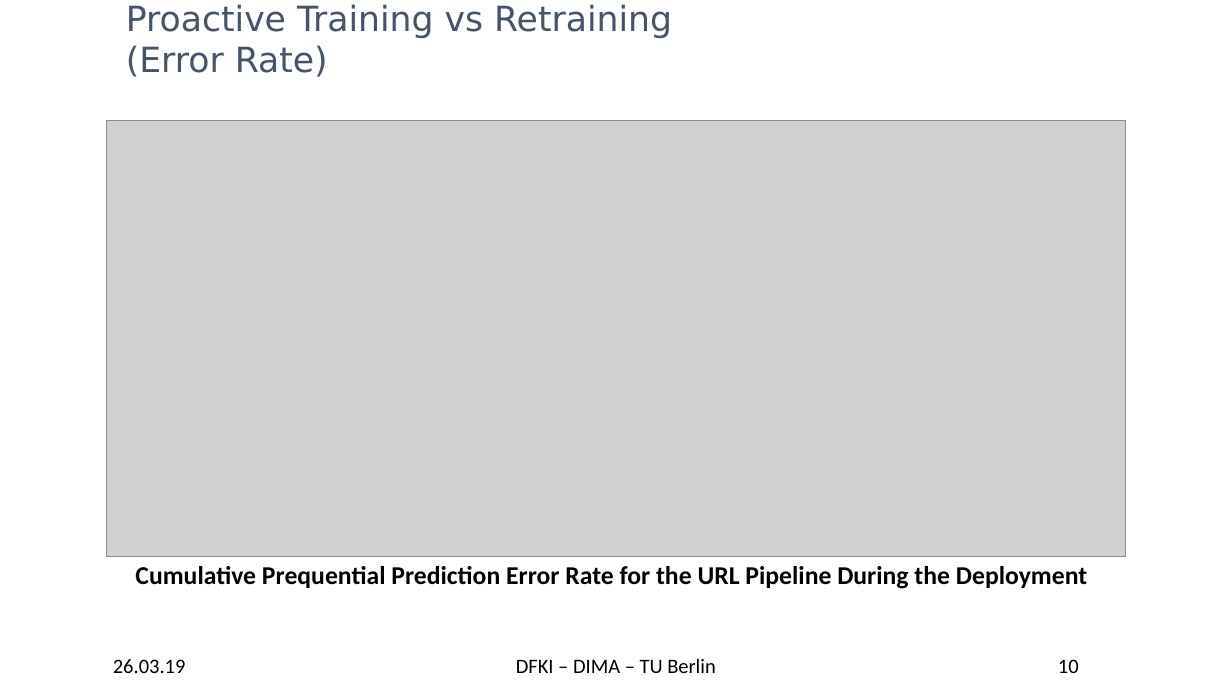
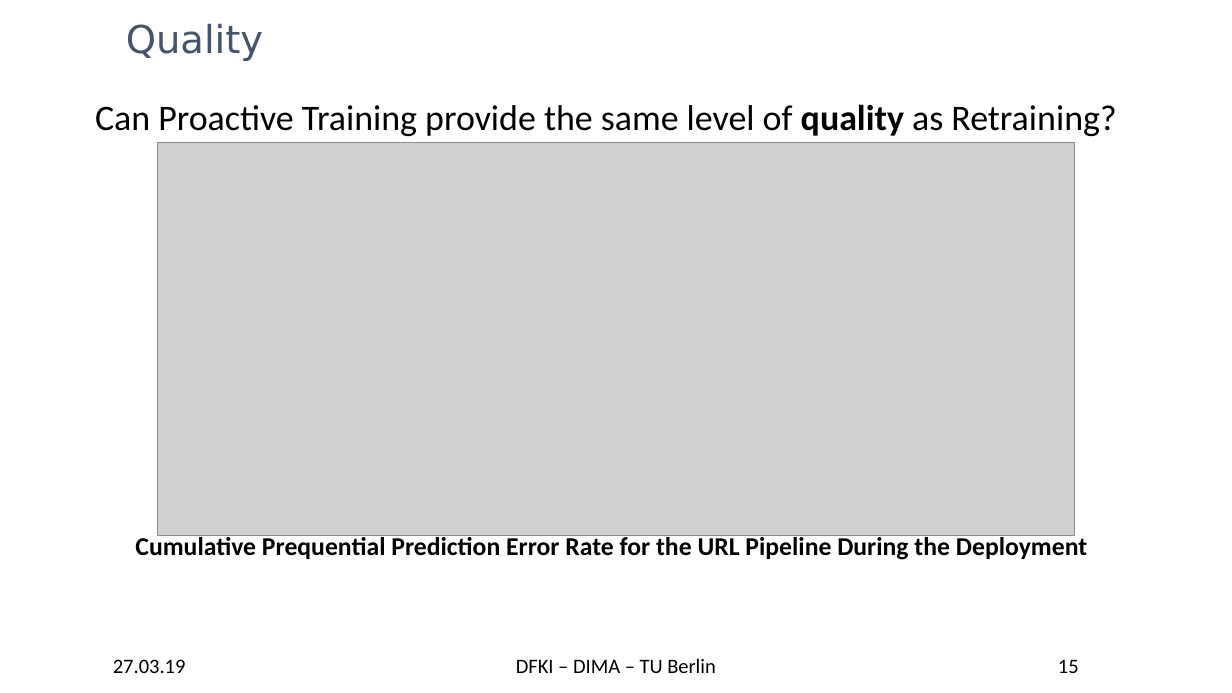
Before and after one commit to TU-Berlin-DIMA/continuous-pipeline-deployment, a slide deck: slide 15 of slides/edbt-2019/edbt-2019.pptx (slide 10 before the commit). Drawn at 1232x693 pixels with LibreOffice and Linux fonts; fonts in the diff are those of the drawing; grey boxes stand for pictures; background and template pictures are left out. Boxes give left, top, right and bottom in pixels: in the first picture for what was removed or moved away, otherwise in the second. Text is boxed around its words. In the diff, an @@ line names an element or a change of style, - is before the commit and + after.

```diff
--- a/slides/edbt-2019/edbt-2019.pptx
+++ b/slides/edbt-2019/edbt-2019.pptx
@@ title at (126, 23, 263, 61): text changed; size 27 to 30 pt @@
-Proactive Training vs Retraining
-(Error Rate)
+Quality
@@ text added at (95, 104, 1116, 136), 28 pt, text #000000 @@
+Can Proactive Training provide the same level of quality as Retraining?
@@ picture: place and size @@
-picture at (106, 120, 1125, 556)
+picture at (157, 143, 1074, 536)
@@ text "Cumulative Prequential Prediction Error Rate ...": place and size @@
-text "Cumulative Prequential Prediction Error Rate ..." at (135, 566, 1087, 589)
+text "Cumulative Prequential Prediction Error Rate ..." at (135, 534, 1087, 560)
@@ text at (113, 659, 186, 673): text changed @@
-26.03.19
+27.03.19
@@ page number at (1058, 660, 1079, 673): text changed @@
-10
+15
```
Also in this commit, not shown: 25 other slides changed, 7 slides added, 3 slides removed, 1 other file.
